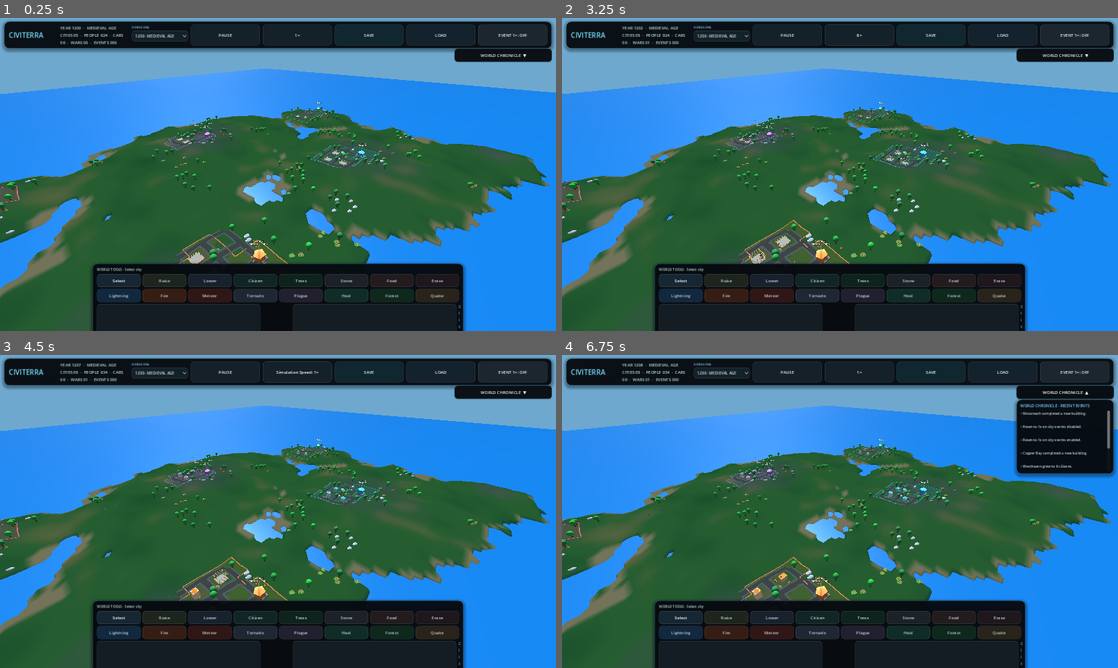
Above: before the commit, frames 1-4 (two rows, left to right).
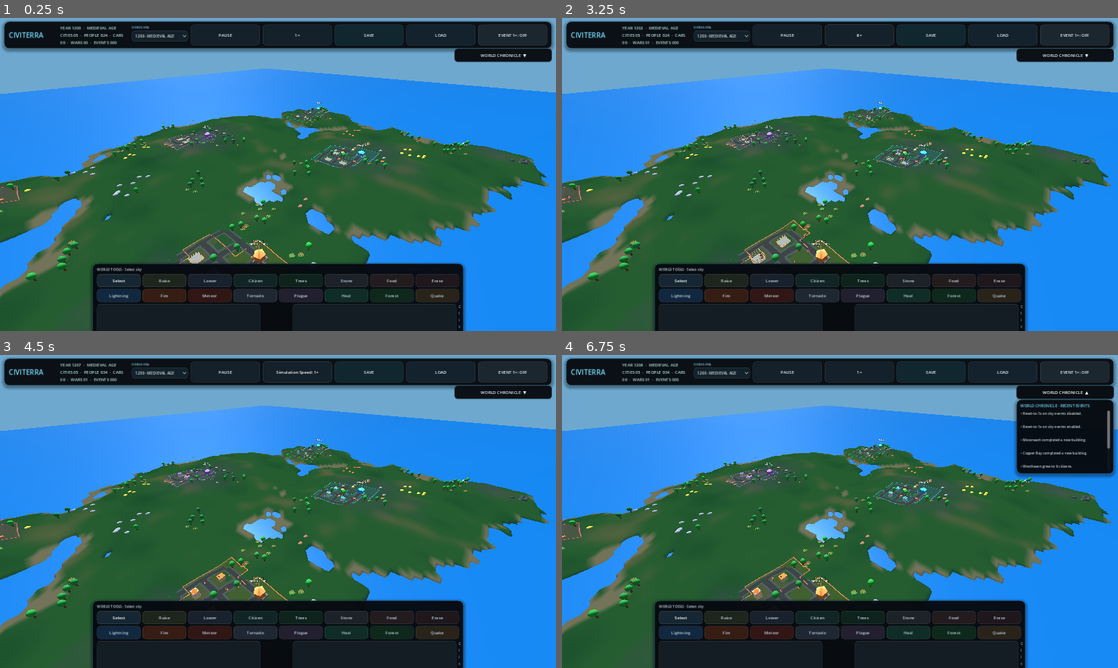
Above: after the commit, the same moments.

Repository: yoimdoingstuff/citysandbox
Game: Godot game, scene res://main.tscn
Two runs of this game, one before a commit and one after it. Both use one fixed random seed, a clock stepped at 60 frames per second and the inputs below.
Inputs:
- Up to frame 1 (0.25 s): no input
- Up to frame 2 (3.25 s): click "1200 · MEDIEVAL AGE" at 0.5 s; click "1×" at 1.25 s; click "2×" at 2 s; click "4×" at 2.75 s
- Up to frame 3 (4.5 s): click "8×" at 3.5 s; click "16×" at 4.25 s
- Up to frame 4 (6.75 s): click "EVENT 1×: OFF" at 5 s; click "EVENT 1×: ON" at 5.75 s; click "WORLD CHRONICLE ▼" at 6.5 s

The runs differ from the first frame. In frame 1, 1.6% of the frame differs, in the area x 0-96%, y 28-85%; in frame 2, 1.7%; in frame 3, 1.7%; in frame 4, 1.8%, in the area x 0-96%, y 18-85%.

Commit message:
Add ores and make city buildings cost resources and treasury

Diff:
--- a/main.gd
+++ b/main.gd
@@ -17,6 +17,7 @@
 const SAVE_VERSION: int = 3
 const MISSILE_UNLOCK_YEAR: int = 1945
 const ERA_SKIP_YEARS: Array[int] = [1200, 1450, 1780, 1880, 1950, 2000, 2026]
+const TRADE_GOODS: Array[String] = ["food", "wood", "stone", "iron", "copper", "coal", "gold"]
 const URBAN_FACADE_PALETTE := [
 	Color(0.68, 0.57, 0.45), Color(0.50, 0.53, 0.53), Color(0.70, 0.48, 0.35),
 	Color(0.43, 0.50, 0.43), Color(0.71, 0.67, 0.56), Color(0.40, 0.43, 0.44),
@@ -72,6 +73,9 @@
 var falling_meteors: Array = []
 var tornadoes: Array = []
 var wars: Array = []
+var city_relations: Dictionary = {}
+var trade_timer: float = 0.0
+var trade_events_total: int = 0
 var city_event_scenes: Array = []
 var rubble_records: Array = []
 var rubble_nodes: Array = []
@@ -1166,12 +1170,20 @@
 
 			var kind: String
 			var resource_roll: float = randf()
-			if patch_roll < 0.50:
-				kind = "tree" if resource_roll < 0.84 else "food"
-			elif patch_roll < 0.76:
-				kind = "food" if resource_roll < 0.62 else "tree"
+			if patch_roll < 0.38:
+				kind = "tree" if resource_roll < 0.76 else "food"
+			elif patch_roll < 0.56:
+				kind = "food" if resource_roll < 0.60 else "tree"
+			elif patch_roll < 0.73:
+				kind = "stone" if resource_roll < 0.72 else "tree"
+			elif patch_roll < 0.84:
+				kind = "iron_ore"
+			elif patch_roll < 0.92:
+				kind = "copper_ore"
+			elif patch_roll < 0.975:
+				kind = "coal"
 			else:
-				kind = "stone" if resource_roll < 0.70 else "tree"
+				kind = "gold_ore"
 			_spawn_resource(p, kind, randi_range(5, 10))
 
 	_log("Scattered %d extra resources in natural patches across the land." % (resources.size() - resources_before))
@@ -1200,6 +1212,7 @@
 		cities[city_id]["food"] = 14.0
 		cities[city_id]["wood"] = 10.0
 		cities[city_id]["stone"] = 5.0
+		cities[city_id]["treasury"] = 120.0
 		_refresh_city_development(city_id)
 	_log("Five city-states are competing to grow across the continents and islands.")
 
@@ -1326,6 +1339,16 @@
 		"food": 8.0,
 		"wood": 5.0,
 		"stone": 3.0,
+		"iron": 0.0,
+		"copper": 0.0,
+		"coal": 0.0,
+		"gold": 0.0,
+		"treasury": 85.0,
+		"electricity": 0.0,
+		"internet": 0.0,
+		"trade_volume": 0.0,
+		"power_plant": null,
+		"internet_hub": null,
 		"stability": 72.0,
 		"security": 44.0,
 		"wealth": 12.0,
@@ -1611,7 +1634,7 @@
 			height = float(floors) * (0.72 + float(variation % 4) * 0.055 if year < 1950 else 0.79 + float(variation % 5) * 0.035)
 			wall = URBAN_FACADE_PALETTE[variation].lerp(wall, 0.42)
 			roof_color = [Color(0.29, 0.27, 0.24), Color(0.24, 0.27, 0.29), Color(0.31, 0.25, 0.21)][variation % 3]
-			if (kind in [1, 3, 5, 6] or house_index % 9 == 0) and year >= 1880:
+			if (kind in [1, 3, 5, 6] or (house_index % 9 == 0 and kind != 7)) and year >= 1880:
 				if year >= 2000 and stage >= 3 and population >= 45 and wealth >= 20.0:
 					floors = clampi(12 + int((population - 45) / 30) + (variation % 7) - 3, 10, 34)
 					skyscraper = true
@@ -2154,8 +2177,39 @@
 			plot_index += 1
 		if not found_building_site:
 			break
+		var building_year: int = _world_year()
+		var pending_building_type: int = house_index_to_building_type(houses.size(), stage)
+		var large_plot: bool = candidate_large_plot
+		if large_plot and building_year >= 1880 and stage >= 2:
+			if building_year >= 1950:
+				pending_building_type = 6 if chosen_plot_index % 3 == 0 else 3
+			else:
+				pending_building_type = 3
+		var money_cost: float = 3.6 + float(stage) * 0.65 + (5.0 if large_plot else 0.0)
+		if building_year >= 1780:
+			money_cost += 1.2
+		if building_year >= 1950:
+			money_cost += 1.5
+		if pending_building_type == 7:
+			money_cost += 1.0
+		var wood_cost: float = 0.32 + (0.42 if large_plot else 0.0)
+		var stone_cost: float = 0.24 + (0.40 if large_plot else 0.0)
+		var iron_cost: float = 0.0
+		if building_year >= 1780 and pending_building_type in [5, 6]:
+			iron_cost = 0.22 + (0.22 if large_plot else 0.0)
+		var copper_cost: float = 0.0
+		if building_year >= 1950 and pending_building_type in [5, 6]:
+			copper_cost = 0.08
+		if float(city.get("treasury", 0.0)) < money_cost or float(city["wood"]) < wood_cost or float(city["stone"]) < stone_cost or float(city.get("iron", 0.0)) < iron_cost or float(city.get("copper", 0.0)) < copper_cost:
+			plot_index = chosen_plot_index
+			break
+		city["treasury"] = maxf(0.0, float(city.get("treasury", 0.0)) - money_cost)
+		city["wood"] = maxf(0.0, float(city["wood"]) - wood_cost)
+		city["stone"] = maxf(0.0, float(city["stone"]) - stone_cost)
+		city["iron"] = maxf(0.0, float(city.get("iron", 0.0)) - iron_cost)
+		city["copper"] = maxf(0.0, float(city.get("copper", 0.0)) - copper_cost)
 		plot_index = chosen_plot_index + 1
-		var plot_radius: float = 3.45 if candidate_large_plot else 2.25
+		var plot_radius: float = 3.45 if large_plot else 2.25
 		var plot_grade: Dictionary = _grade_building_plot(city["pos"].x + offset_x, city["pos"].z + offset_z, plot_radius)
 		terrain_changed = terrain_changed or bool(plot_grade.get("changed", false))
 		var base_world_height: float = float(plot_grade.get("base_height", _height_at(city["pos"].x + offset_x, city["pos"].z + offset_z)))
@@ -2166,13 +2220,7 @@
 		house.position = Vector3(offset_x, base_world_height - float(city["pos"].y), offset_z)
 		city["node"].add_child(house)
 
-		var building_type: int = house_index_to_building_type(houses.size(), stage)
-		var large_plot: bool = _is_large_city_plot(city_id, chosen_plot_index, _world_year())
-		if large_plot and _world_year() >= 1880 and stage >= 2:
-			if _world_year() >= 1950:
-				building_type = 6 if chosen_plot_index % 3 == 0 else 3
-			else:
-				building_type = 3
+		var building_type: int = pending_building_type
 		house.set_meta("building_type", building_type)
 		house.set_meta("base_building_type", building_type)
 		house.set_meta("plot_index", chosen_plot_index)
@@ -2197,6 +2245,8 @@
 func house_index_to_building_type(index: int, stage: int) -> int:
 	var year: int = _world_year()
 	var kind: int = index % 5
+	if year >= 1780 and stage >= 2 and index % 13 == 6:
+		return 7 # Industrial mine / metalworks.
 	if year >= 1850 and stage >= 2 and kind == 4:
 		kind = 3
 	if year >= 1880 and stage >= 2 and kind != 4 and index % 5 == 1:
@@ -2618,12 +2668,20 @@
 		if not found_land:
 			continue
 		var roll: float = randf()
-		if roll < 0.48:
+		if roll < 0.40:
 			_spawn_resource(resource_position, "tree", 8)
-		elif roll < 0.73:
+		elif roll < 0.65:
 			_spawn_resource(resource_position, "food", 8)
+		elif roll < 0.80:
+			_spawn_resource(resource_position, "stone", 8)
+		elif roll < 0.875:
+			_spawn_resource(resource_position, "iron_ore", 8)
+		elif roll < 0.93:
+			_spawn_resource(resource_position, "copper_ore", 8)
+		elif roll < 0.975:
+			_spawn_resource(resource_position, "coal", 8)
 		else:
-			_spawn_resource(resource_position, "stone", 8)
+			_spawn_resource(resource_position, "gold_ore", 8)
 
 
 func _create_roblox_character(parent: Node, garment: Color, skin: Color) -> Dictionary:
@@ -2768,7 +2826,7 @@
 		rock2.radius = 0.42
 		rock2.height = 0.7
 		_add_mesh(node, rock2, _material(Color(0.58, 0.60, 0.61)), Vector3(0.55, 0.42, 0.22))
-	else:
+	elif kind == "food":
 		var patch := CylinderMesh.new()
 		patch.top_radius = 0.66
 		patch.bottom_radius = 0.82
@@ -2780,6 +2838,26 @@
 			berry.height = 0.26
 			var angle: float = float(berry_index) * TAU / 5.0
 			_add_mesh(node, berry, _material(Color(0.86, 0.20, 0.18)), Vector3(cos(angle) * 0.42, 0.38, sin(angle) * 0.42))
+	else:
+		var ore_color: Color = Color(0.48, 0.34, 0.25)
+		if kind == "copper_ore":
+			ore_color = Color(0.72, 0.35, 0.20)
+		elif kind == "coal":
+			ore_color = Color(0.16, 0.18, 0.20)
+		elif kind == "gold_ore":
+			ore_color = Color(0.91, 0.69, 0.20)
+		var ore_rock := SphereMesh.new()
+		ore_rock.radius = 0.75
+		ore_rock.height = 0.88
+		ore_rock.radial_segments = 7
+		ore_rock.rings = 4
+		_add_mesh(node, ore_rock, _material(ore_color), Vector3(0.0, 0.45, 0.0), Vector3(1.25, 0.78, 1.0))
+		var ore_rock_small := SphereMesh.new()
+		ore_rock_small.radius = 0.40
+		ore_rock_small.height = 0.60
+		ore_rock_small.radial_segments = 6
+		ore_rock_small.rings = 3
+		_add_mesh(node, ore_rock_small, _material(ore_color.lightened(0.16)), Vector3(0.53, 0.34, 0.23), Vector3(1.0, 0.78, 0.9))
 	add_child(node)
 	resources.append({"node": node, "pos": p, "type": kind, "amount": amount, "alive": true})
 
